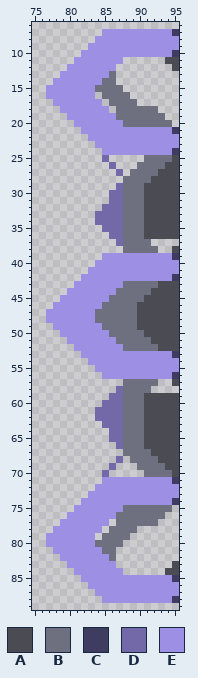
Two versions of one sprite sheet, sprites/blocks/power/5w09-top2.png. Above: the version before the commit.
The file is 96x96 pixels. Shown: x 75..95, y 6..89.
Palette (. is transparent): A #4a4b53  B #6e7080  C #3e3c61  D #7368a8  E #9d8fe3
Pixels before, first column x 77:
 7 ........EEEEEEEEEEC
 8 .......EEEEEEEEEEEE
 9 ......EEEEEEEEEEEEE
10 .....EEEEEEEEEEEEEC
11 ....EEEEEEE......AA
12 ...EEEEEEE........A
13 ..EEEEEEEB.........
14 .EEEEEEEBB.........
15 EEEEEEEBBBB........
16 EEEEEEE.BBBB.......
17 .EEEEEEE.BBBB......
18 ..EEEEEEE.BBBBBB...
19 ...EEEEEEEBBBBBBB..
20 ....EEEEEEEBBBBBBB.
21 .....EEEEEEEEEEEEEC
22 ......EEEEEEEEEEEEE
23 .......EEEEEEEEEEEE
24 ........EEEEEEEEEEC
25 ........D.....BBBBA
26 .........D...BBBBAA
27 ..........D.BBBBAAA
28 ...........BBBBAAAA
29 ..........DBBBAAAAA
30 .........DDBBBAAAAA
31 .........DDBBBAAAAA
32 ........DDDBBBAAAAA
33 .......DDDDBBBAAAAA
34 .......DDDDBBBAAAAA
35 ........DDDBBBAAAAA
36 .........DDBBBAAAAA
37 ..........DBBBB....
38 ...........BBBBB..A
39 ........EEEEEEEEEEC
40 .......EEEEEEEEEEEE
41 ......EEEEEEEEEEEEE
42 .....EEEEEEEEEEEEEC
43 ....EEEEEEEBBBBBAAA
44 ...EEEEEEEBBBBBAAAA
45 ..EEEEEEEBBBBBAAAAA
46 .EEEEEEEBBBBBAAAAAA
47 EEEEEEEBBBBBBAAAAAA
48 EEEEEEEBBBBBBAAAAAA
49 .EEEEEEEBBBBBAAAAAA
50 ..EEEEEEEBBBBBAAAAA
51 ...EEEEEEEBBBBBAAAA
52 ....EEEEEEEBBBBBAAA
53 .....EEEEEEEEEEEEEC
54 ......EEEEEEEEEEEEE
55 .......EEEEEEEEEEEE
56 ........EEEEEEEEEEC
57 ...........BBBBB..A
58 ..........DBBBB....
59 .........DDBBBAAAAA
60 ........DDDBBBAAAAA
61 .......DDDDBBBAAAAA
62 .......DDDDBBBAAAAA
63 ........DDDBBBAAAAA
64 .........DDBBBAAAAA
65 .........DDBBBAAAAA
66 ..........DBBBAAAAA
67 ...........BBBBAAAA
68 ..........D.BBBBAAA
69 .........D...BBBBAA
70 ........D.....BBBBA
71 ........EEEEEEEEEEC
72 .......EEEEEEEEEEEE
73 ......EEEEEEEEEEEEE
74 .....EEEEEEEEEEEEEC
75 ....EEEEEEEBBBBBBB.
76 ...EEEEEEEBBBBBBB..
77 ..EEEEEEE.BBBBBB...
78 .EEEEEEE.BBBB......
79 EEEEEEE.BBBB.......
80 EEEEEEEBBBB........
81 .EEEEEEEBB.........
82 ..EEEEEEEB.........
83 ...EEEEEEE........A
84 ....EEEEEEE......AA
85 .....EEEEEEEEEEEEEC
86 ......EEEEEEEEEEEEE
87 .......EEEEEEEEEEEE
88 ........EEEEEEEEEEC
The result:
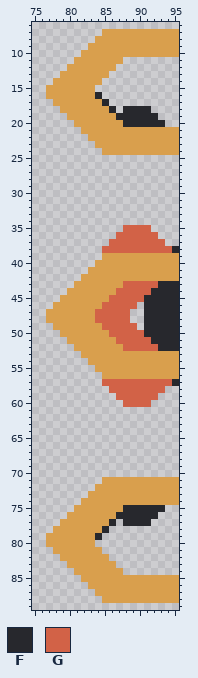
Colours new in this view: F #27282d  G #d26247
Edits made:
colour E: #9d8fe3 -> #d99f4d
y 7: x 95 C -> E
y 10: x 95 C -> E
y 11: x 94..95 AA -> ..
y 12: x 95 A -> .
y 13: x 86 B -> .
y 14: x 85..86 BB -> ..
y 15: x 84..87 BBBB -> ....
y 16: x 84..88 .BBBB -> F....
y 17: x 85..89 .BBBB -> F....
y 18: x 86..92 .BBBBBB -> F.FFFF.
y 19: x 87..93 BBBBBBB -> FFFFFF.
y 20: x 88..94 BBBBBBB -> FFFFFF.
y 21: x 95 C -> E
y 24: x 95 C -> E
y 25: x 85 D -> .; x 91..95 BBBBA -> .....
y 26: x 86 D -> .; x 90..95 BBBBAA -> ......
y 27: x 87 D -> .; x 89..95 BBBBAAA -> .......
y 28: x 88..95 BBBBAAAA -> ........
y 29: x 87..95 DBBBAAAAA -> .........
y 30..31: x 86..95 DDBBBAAAAA -> ..........
y 32: x 85..95 DDDBBBAAAAA -> ...........
y 33..34: x 84..95 DDDDBBBAAAAA -> ............
y 35: x 85..95 DDDBBBAAAAA -> ...GGGG....
y 36: x 86..95 DDBBBAAAAA -> .GGGGGG...
y 37: x 86..93 .DBBBB.. -> GGGGGGGG
y 38: x 85..95 ...BBBBB..A -> GGGGGGGGGGF
y 39: x 95 C -> E
y 42: x 95 C -> E
y 43: x 88..95 BBBBBAAA -> GGGGGFFF
y 44: x 87..95 BBBBBAAAA -> GGGGGFFFF
y 45: x 86..95 BBBBBAAAAA -> GGGGGFFFFF
y 46: x 85..95 BBBBBAAAAAA -> GGGGG.FFFFF
y 47..48: x 84..95 BBBBBBAAAAAA -> GGGGG..FFFFF
y 49: x 85..95 BBBBBAAAAAA -> GGGGG.FFFFF
y 50: x 86..95 BBBBBAAAAA -> GGGGGFFFFF
y 51: x 87..95 BBBBBAAAA -> GGGGGFFFF
y 52: x 88..95 BBBBBAAA -> GGGGGFFF
y 53: x 95 C -> E
y 56: x 95 C -> E
y 57: x 85..95 ...BBBBB..A -> GGGGGGGGGGF
y 58: x 86..93 .DBBBB.. -> GGGGGGGG
y 59: x 86..95 DDBBBAAAAA -> .GGGGGG...
y 60: x 85..95 DDDBBBAAAAA -> ...GGGG....
y 61..62: x 84..95 DDDDBBBAAAAA -> ............
y 63: x 85..95 DDDBBBAAAAA -> ...........
y 64..65: x 86..95 DDBBBAAAAA -> ..........
y 66: x 87..95 DBBBAAAAA -> .........
y 67: x 88..95 BBBBAAAA -> ........
y 68: x 87 D -> .; x 89..95 BBBBAAA -> .......
y 69: x 86 D -> .; x 90..95 BBBBAA -> ......
y 70: x 85 D -> .; x 91..95 BBBBA -> .....
y 71: x 95 C -> E
y 74: x 95 C -> E
y 75: x 88..94 BBBBBBB -> FFFFFF.
y 76: x 87..93 BBBBBBB -> FFFFFF.
y 77: x 86..92 .BBBBBB -> F.FFFF.
y 78: x 85..89 .BBBB -> F....
y 79: x 84..88 .BBBB -> F....
y 80: x 84..87 BBBB -> ....
y 81: x 85..86 BB -> ..
y 82: x 86 B -> .
y 83: x 95 A -> .
y 84: x 94..95 AA -> ..
y 85: x 95 C -> E
y 88: x 95 C -> E
